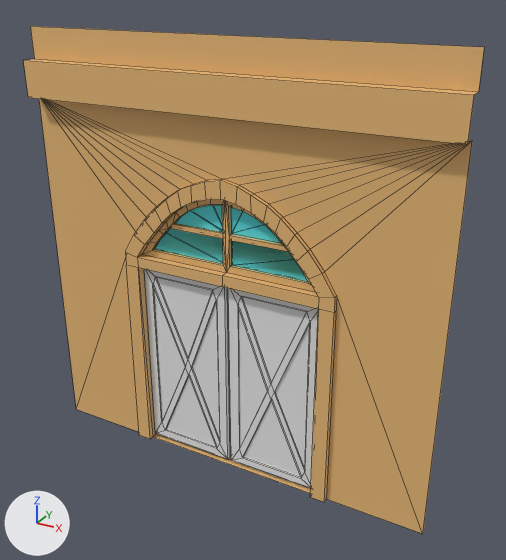
What one commit did to the FBX model Models/FBX/Wall_Door.fbx.
Camera for both pictures: a 50 mm lens placed at (1.49, -7.37, 6.81), pointed at (-2.68, 0.2, 3.03). The axes (+X, +Y, +Z) are drawn at lower left. The lights are the same throughout. Mesh edges are drawn as thin lines. Where no turn or scale is listed for an object, it has been applied to the vertices.

The scene before the commit, as lines of its bpy script (objects in view):
```python
me_doorframe_001 = bpy.data.meshes.new('DoorFrame.001')
me_doorframe_001.from_pydata(...)  # 31 vertices, 23 faces; spans x -6.0..0.0, y -0.2..0.0, z 0.0..6.14
me_doorframe_001.materials.append(mat_door_001)  # beige #e7b876
# before: 1 (-6.0, 0.0, 6.14) at pixel (30, 26), 3 (-6.0, 0.0, 5.72) at pixel (34, 58), 5 (-6.0, -0.2, 5.72) at pixel (23, 60), 7 (0.0, 0.0, 6.14) at pixel (484, 46), 9 (0.0, 0.0, 5.72) at pixel (478, 91)
# before: 11 (0.0, -0.2, 5.72) at pixel (474, 94)
me_plane_098 = bpy.data.meshes.new('Plane.098')
me_plane_098.from_pydata(...)  # 270 vertices, 286 faces; spans x -3.23..0.0, y -0.18..0.18, z 0.0..4.42
# faces by material slot: [266, 20]
me_plane_098.materials.append(mat_door)  # beige #e7b876
me_plane_098.materials.append(mat_glass)  # cyan #59e1e7
me_plane_099 = bpy.data.meshes.new('Plane.099')
me_plane_099.from_pydata(...)  # 60 vertices, 66 faces; spans x -1.35..0.01, y -0.06..0.06, z 0.0..2.9
me_plane_099.materials.append(mat_door2_001)  # white #e7e7e7
ob_door2 = bpy.data.objects.new('Door2', me_plane_099)
ob_door2.location = (-1.62, 0.11, 0.05)
ob_wall_doorframe = bpy.data.objects.new('Wall_DoorFrame', me_plane_098)
ob_wall_doorframe.location = (-1.39, 0.11, 0.0)
ob_wall_doorwall = bpy.data.objects.new('Wall_DoorWall', me_doorframe_001)
ob_wall_doorwall.location = (0.0, 0.0, 0.0)
# also in view: 'Door1' at (-3.7, 0.11, 1.5)
```
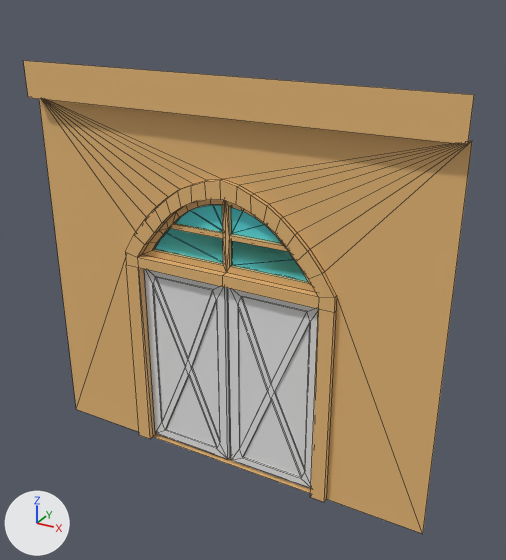
Where the newer file only moved an object's origin or applied its transform, the numbers keep the older frame.

Patch to the scene script:
```diff
--- a/Models/FBX/Wall_Door.fbx.py
+++ b/Models/FBX/Wall_Door.fbx.py
@@ me_doorframe_001 @@
 me_doorframe_001.from_pydata(...)  # 31 vertices, 23 faces; spans x -6.0..0.0, y -0.2..0.0, z 0.0..6.14
 # used by ob_wall_doorwall; location = (0.0, 0.0, 0.0)
 # verts and faces of me_doorframe_001; kept vertices keep their numbers, new ones are numbered from 31
-me_doorframe_001.materials.append(mat_door_001)  # beige #e7b876
+# me_doorframe_001 part 1
+delete_vertices([1, 3, 7, 9])  # with the faces that use them
+me_doorframe_001.materials.append(mat_door)  # beige #e7b876
```

Location of each change, (x1, y1, x2, y2) in pixels of the pictures (506 x 560 px):
'Wall_DoorWall', reshaped (7% shorter)
    before: (24, 26, 484, 534)
    after: (24, 61, 474, 534)
part 1 of me_doorframe_001, deleted
    before: (24, 26, 484, 95)
